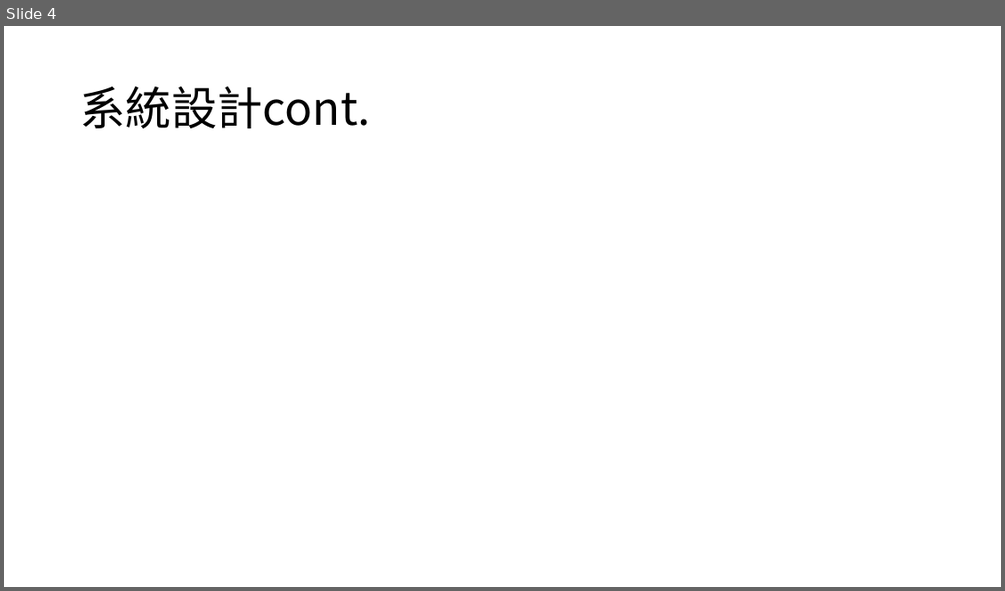
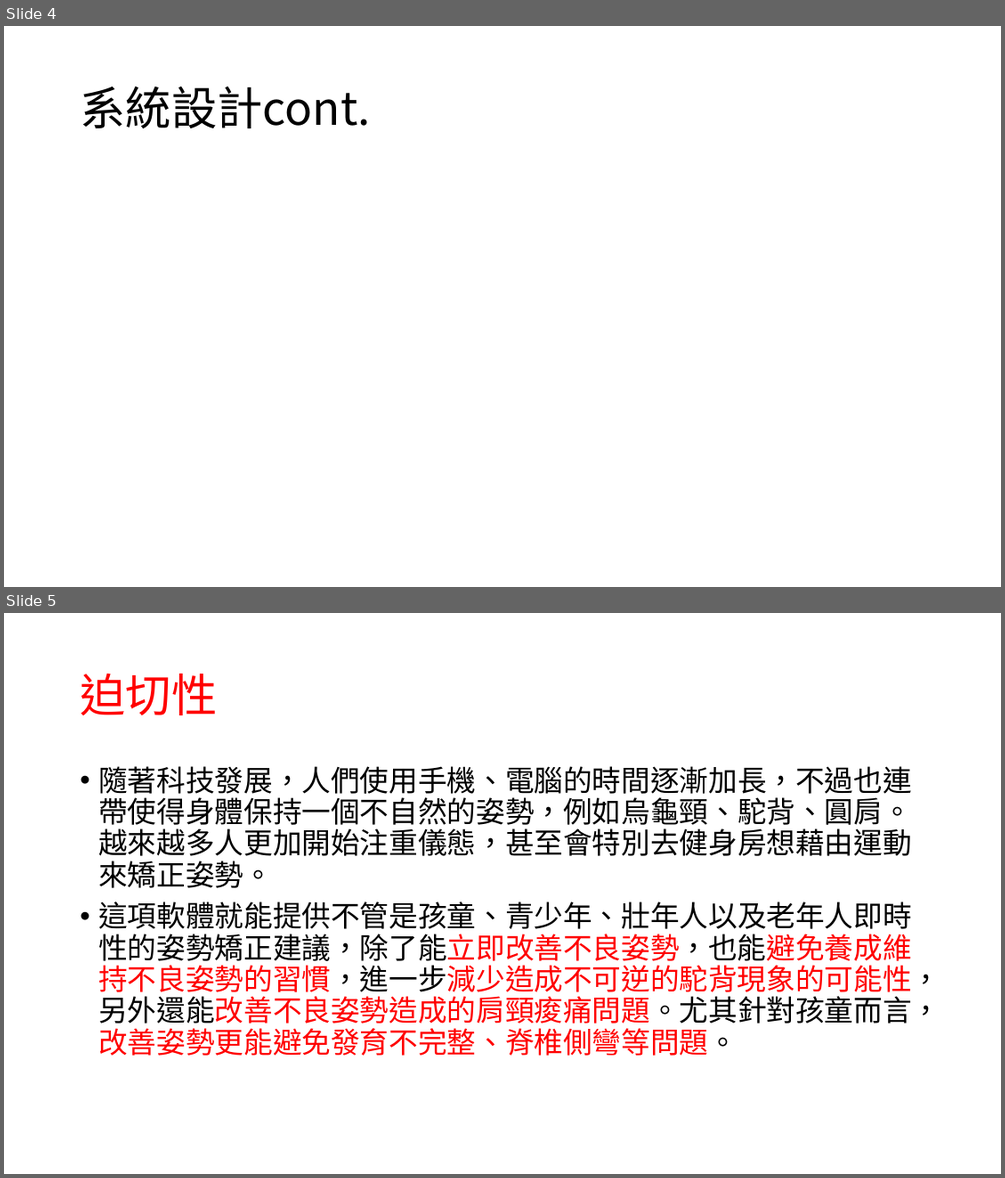
Before and after one commit to mizulun/seatpose-system, a slide deck: 坐姿矯正系統.pptx. Shown one above the other, each under a label of ours: slide 4 before the commit, slides 4 and 5 after it. The pictures are 1005x591 and 1005x1178 pixels, drawn with LibreOffice and Linux fonts; fonts in the diff are those of the drawing. Boxes give left, top, right and bottom in pixels: in the first picture for what was removed or moved away, otherwise in the second. Text is boxed around its words. In the diff, an @@ line names an element or a change of style, - is before the commit and + after.

Commit message:
增加迫切性

```diff
--- a/坐姿矯正系統.pptx
+++ b/坐姿矯正系統.pptx
@@ slide 5 added at (4,613,1001,1174), background #FFFFFF @@
@@ title added at (80,674,217,715), 44 pt, text #FF0000 @@
+迫切性
@@ text added at (98,766,940,1055), 28 pt, text #000000 @@
+• 隨著科技發展，人們使用手機、電腦的時間逐漸加長，不過也連帶使得身體保持一個不自然的姿勢，例如烏龜頸、駝背、圓肩。越來越多人更加開始注重儀態，甚至會特別去健身房想藉由運動來矯正姿勢。
+• 這項軟體就能提供不管是孩童、青少年、壯年人以及老年人即時性的姿勢矯正建議，除了能立即改善不良姿勢，也能避免養成維持不良姿勢的習慣，進一步減少造成不可逆的駝背現象的可能性，另外還能改善不良姿勢造成的肩頸痠痛問題。尤其針對孩童而言，改善姿勢更能避免發育不完整、脊椎側彎等問題。
```
